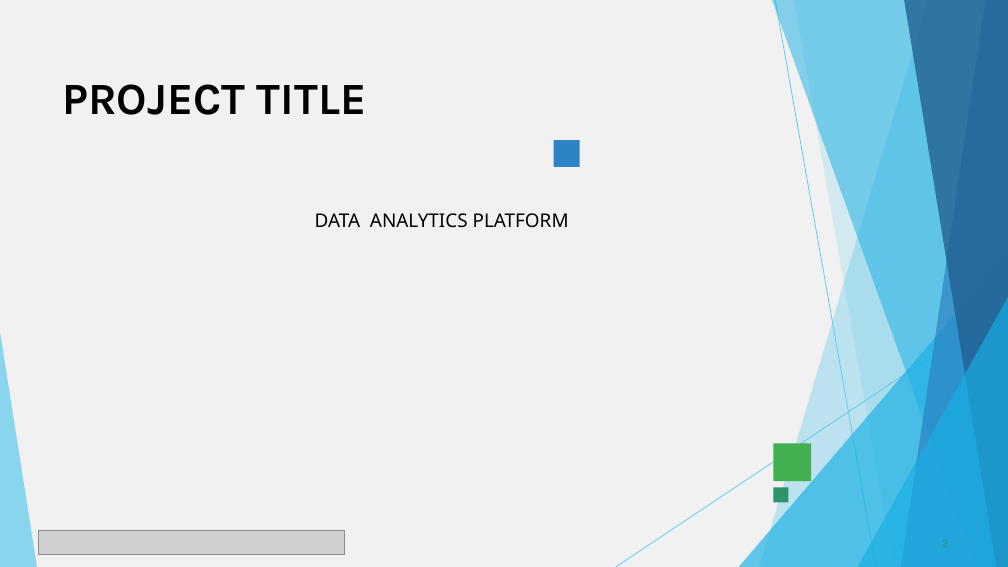
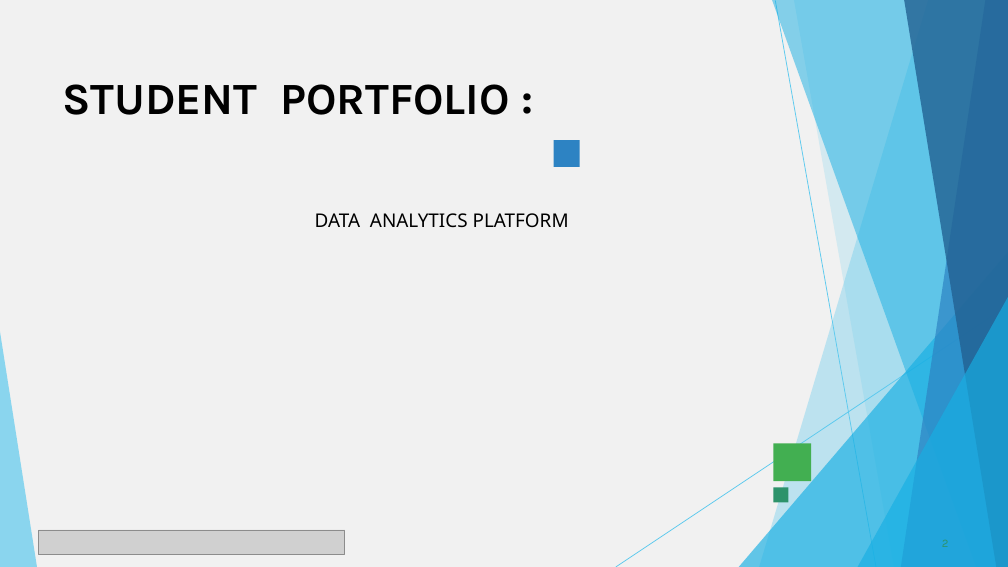
Before and after one commit to preethi22112005-maker/Mangaiyarkarasi-TNSDCFWD-DP, a slide deck: slide 2 of PPT FWD TNSDC 2025.pptx. Drawn at 1008x567 pixels with LibreOffice and Linux fonts; fonts in the diff are those of the drawing; grey boxes stand for pictures. Boxes give left, top, right and bottom in pixels: in the first picture for what was removed or moved away, otherwise in the second. Text is boxed around its words. In the diff, an @@ line names an element or a change of style, - is before the commit and + after.

```diff
--- a/PPT FWD TNSDC 2025.pptx
+++ b/PPT FWD TNSDC 2025.pptx
@@ title at (x1=62, y1=84, x2=510, y2=115): text changed @@
-PROJECT TITLE
+STUDENT PORTFOLIO :
```
Also in this commit, not shown: 1 slide added, 2 other files.
